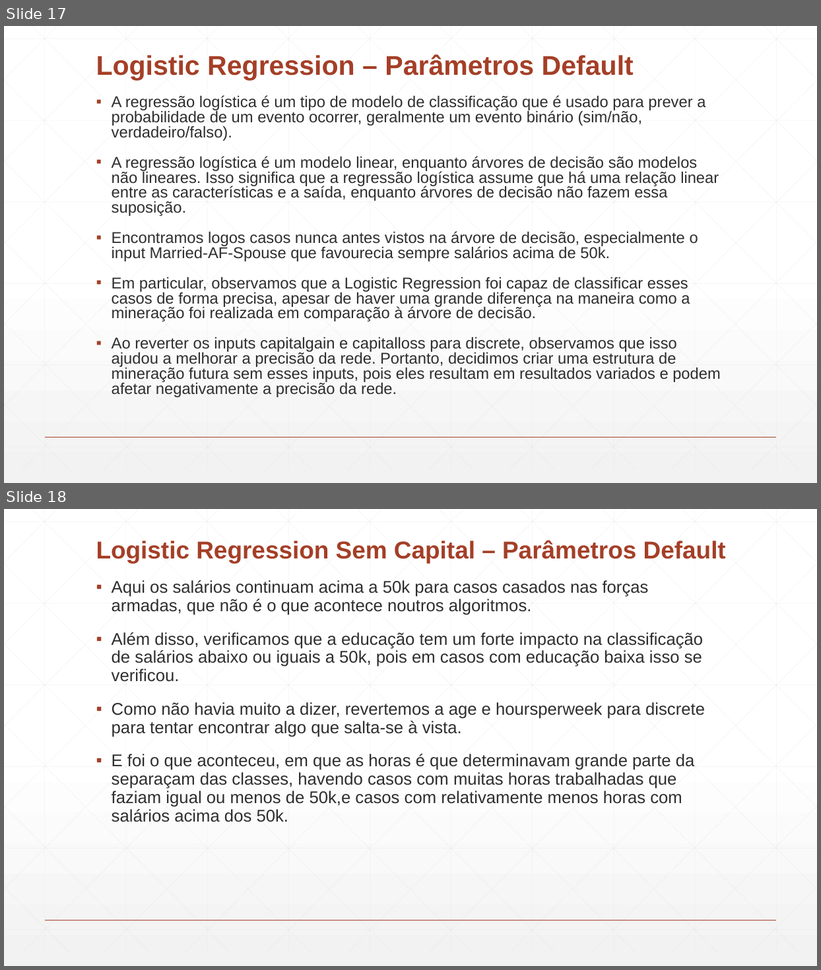
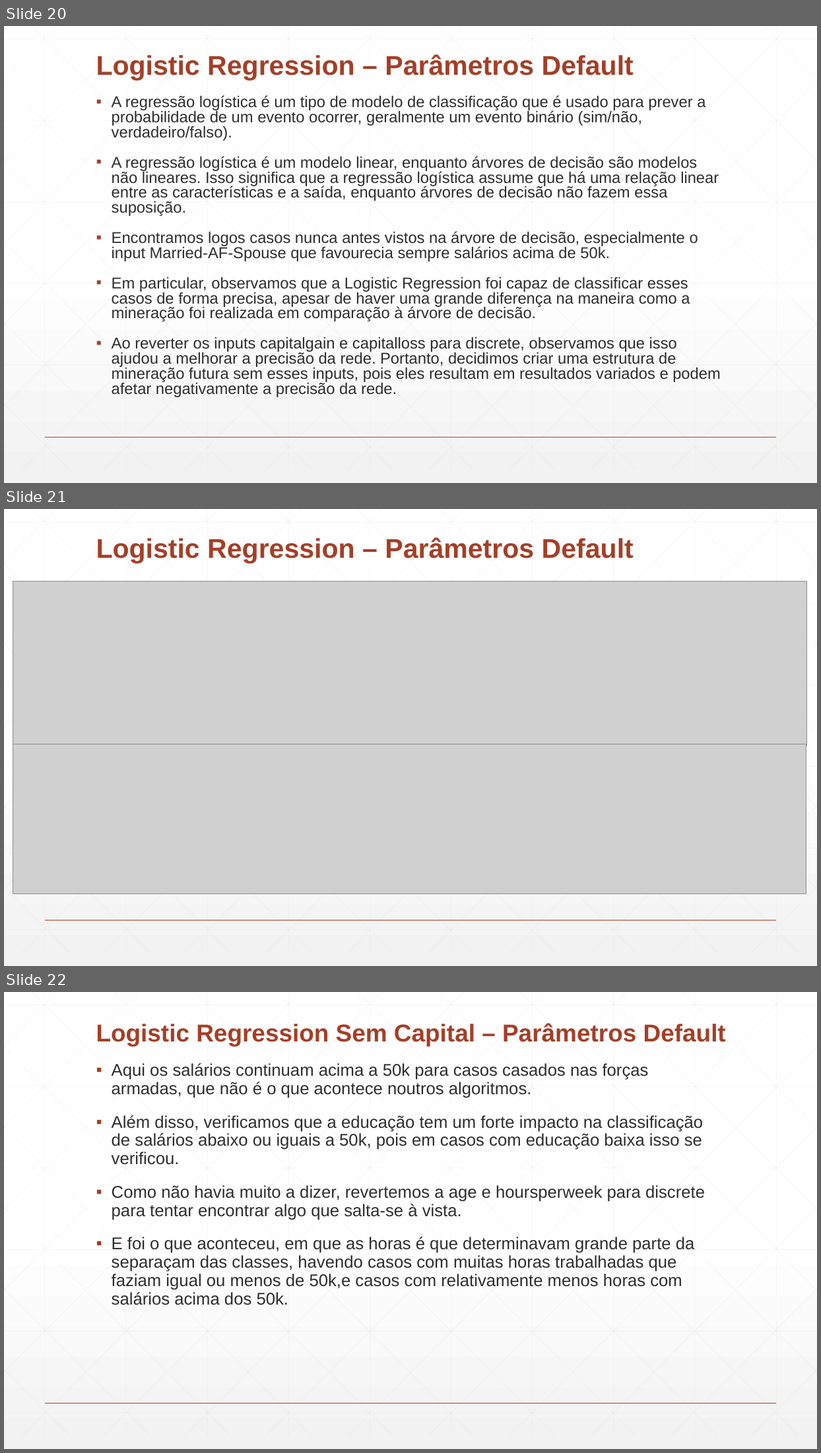
Before and after one commit to Paulitchos/SI_2_TP, a slide deck: Parte_2/DataMining.pptx. Shown one above the other, each under a label of ours: slides 17 and 18 before the commit, slides 20, 21 and 22 after it. The pictures are 821x970 and 821x1453 pixels, drawn with LibreOffice and Linux fonts; fonts in the diff are those of the drawing; grey boxes stand for pictures. Boxes give left, top, right and bottom in pixels: in the first picture for what was removed or moved away, otherwise in the second. Text is boxed around its words. In the diff, an @@ line names an element or a change of style, - is before the commit and + after.

```diff
--- a/Parte_2/DataMining.pptx
+++ b/Parte_2/DataMining.pptx
@@ slide 21 added at box(4, 509, 817, 966), background gradient #FFFFFF to #F2F2F2; not listed: 47 template elements that a slide beside it also shows @@
@@ title added at box(96, 537, 634, 564), 32 pt, text #A43F27, bold @@
+Logistic Regression – Parâmetros Default
@@ picture added at box(13, 581, 807, 746) @@
@@ picture added at box(13, 745, 807, 894) @@
@@ what was slide 17 is now slide 20 @@
@@ what was slide 18 is now slide 22 @@
```
Also in this commit, not shown: 1 slide changed, 7 other slides added, 3 other files.
